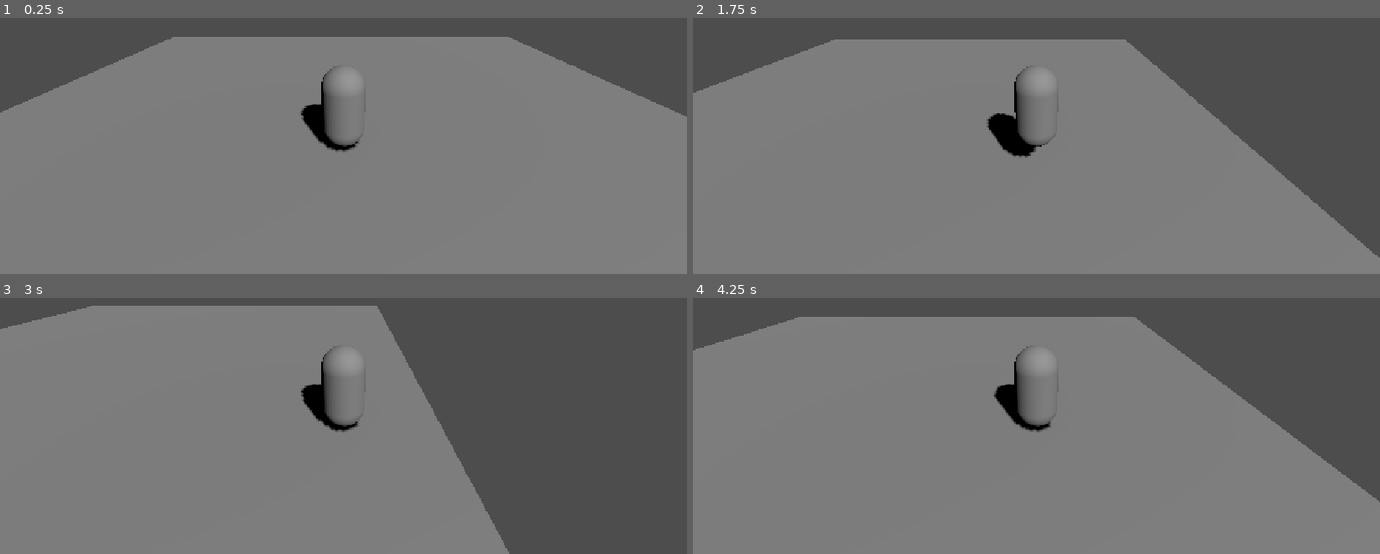
Above: before the commit, frames 1-4 (two rows, left to right).
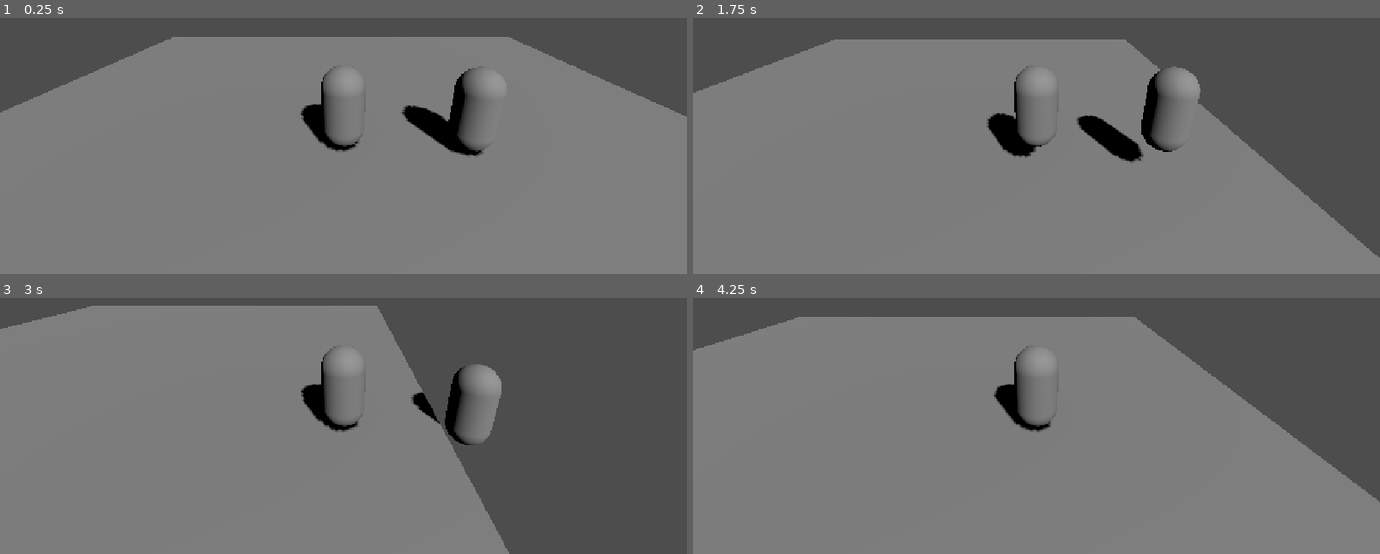
Above: after the commit, the same moments.

Repository: Haziel1357/game-jump-plus
Game: Godot game, scene res://mundo.tscn
Same seed, same stepped clock (60 frames per second), same inputs: the game is played once before the commit and once after it.
Inputs:
- Up to frame 1 (0.25 s): no input
- Up to frame 2 (1.75 s): tap Enter (ui_accept) at 0.5, 0.77, 1.52 s; hold Right (ui_right) 0.53-1.28 s; hold Down (ui_down) from 1.28 s (still down)
- Up to frame 3 (3 s): release Down (ui_down) at 2.03 s; hold Right (ui_right) 2.03-2.78 s; hold Up (ui_up) from 2.78 s (still down)
- Up to frame 4 (4.25 s): tap Enter (ui_accept) at 3.02, 3.77 s; release Up (ui_up) at 3.53 s; hold Left (ui_left) from 3.53 s (still down)

The runs differ from the first frame. In frame 1, 1.8% of the frame differs, in the area x 58-73%, y 19-55%; in frame 2, 2.2%, in the area x 55-74%, y 18-57%; in frame 3, 1.7%; in frame 4, nothing differs.

Commit message:
Actualizando el proyecto del juego

Diff:
--- a/mundo.tscn
+++ b/mundo.tscn
@@ -28,3 +28,16 @@
 
 [node name="Camera3D" type="Camera3D" parent="Jugador" unique_id=21022145]
 transform = Transform3D(1, 0, 0, 0, 0.90630776, 0.42261827, 0, -0.42261827, 0.90630776, 0, 3, 5)
+
+[node name="Jugador2" type="CharacterBody3D" parent="." unique_id=259074793]
+transform = Transform3D(1, 0, 0, 0, 0.99870205, 0.050932974, 0, -0.050932974, 0.99870205, 3.1115434, 0.87744546, 0)
+script = ExtResource("1_6ba58")
+
+[node name="MeshInstance3D" type="MeshInstance3D" parent="Jugador2" unique_id=2115197873]
+mesh = SubResource("CapsuleMesh_012i1")
+
+[node name="CollisionShape3D" type="CollisionShape3D" parent="Jugador2" unique_id=805780944]
+shape = SubResource("CapsuleShape3D_mg33e")
+
+[node name="Camera3D" type="Camera3D" parent="Jugador2" unique_id=762332105]
+transform = Transform3D(1, 0, 0, 0, 0.90630776, 0.42261827, 0, -0.42261827, 0.90630776, 0, 3, 5)
